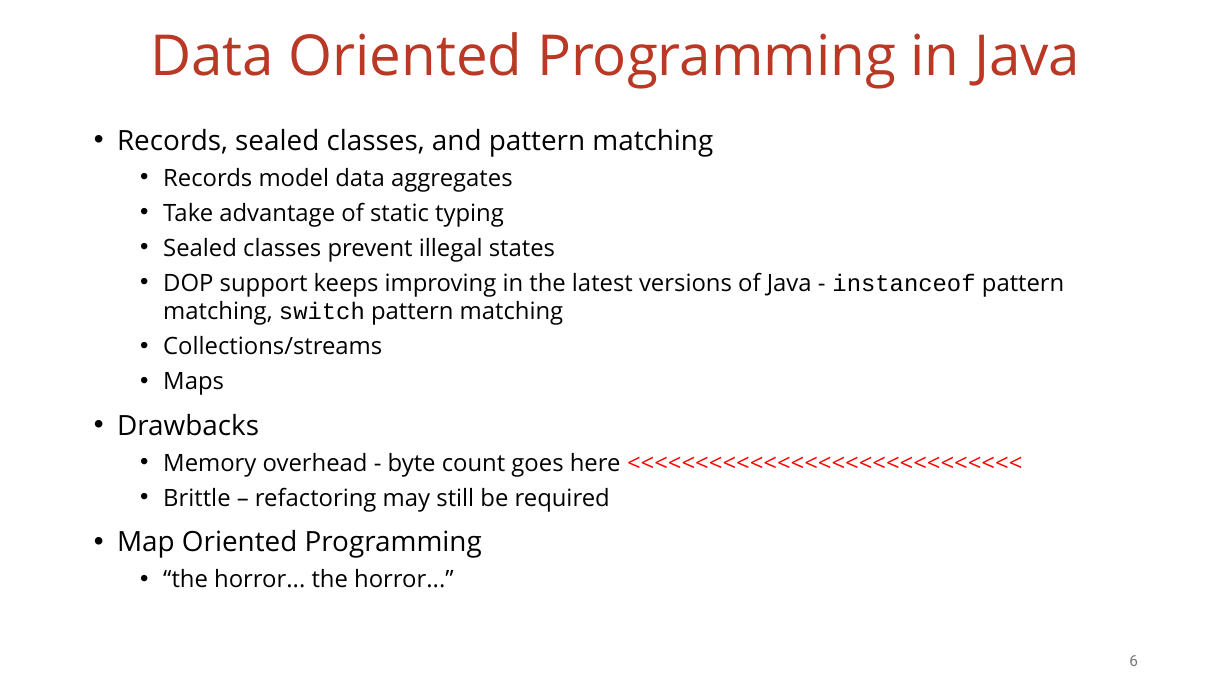
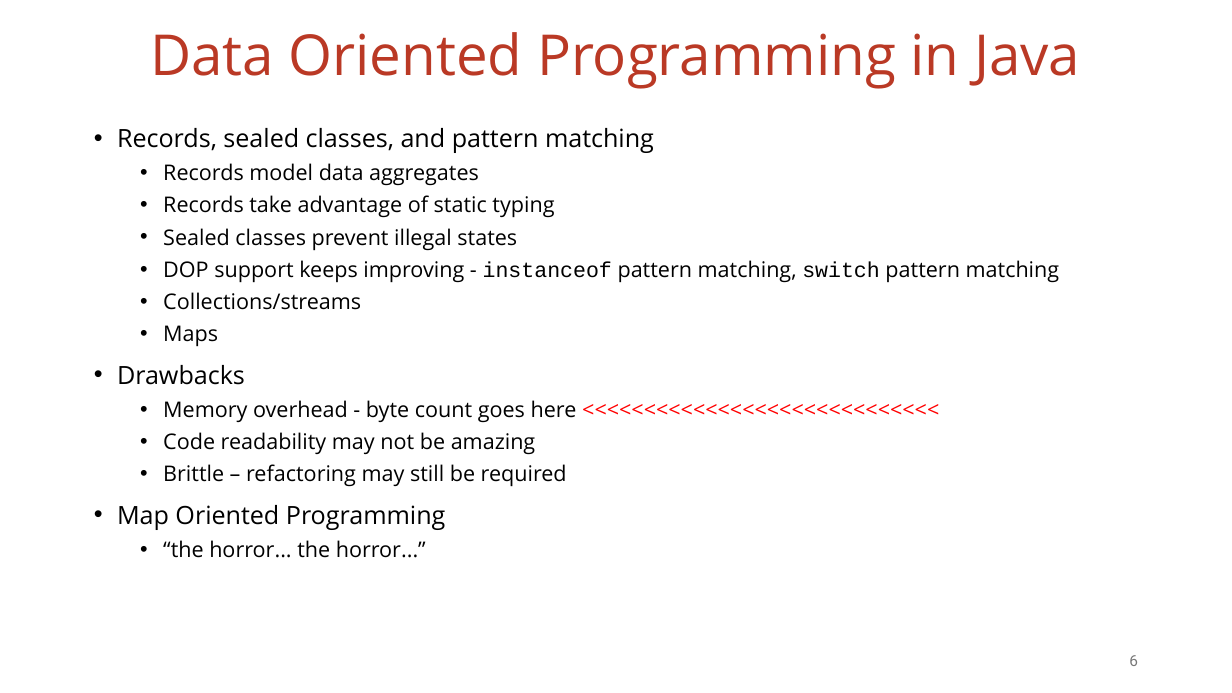
Before and after one commit to vmzakharov/missing-dataframe-talk, a slide deck: slide 6 of presentation/Missing_Dataframe_Short.pptx. Drawn at 1232x693 pixels with LibreOffice and Linux fonts; fonts in the diff are those of the drawing. Boxes give left, top, right and bottom in pixels: in the first picture for what was removed or moved away, otherwise in the second. Text is boxed around its words. In the diff, an @@ line names an element or a change of style, - is before the commit and + after.

```diff
--- a/presentation/Missing_Dataframe_Short.pptx
+++ b/presentation/Missing_Dataframe_Short.pptx
@@ text at (117, 128, 654, 558): size 21.7 to 19.6 pt in "Records, sealed classes, and pattern matching", "Drawbacks", "Map Oriented Programming"; size 18.6 to 16.8 pt in "Records model data aggregates", "Sealed classes prevent illegal states", "Collections/streams", "Maps" and 3 more places @@
@@ text at (163, 195, 554, 218): text changed; size 18.6 to 16.8 pt @@
-  • Take advantage of static typing
+  • Records take advantage of static typing
@@ text at (163, 260, 1060, 283): text changed; size 18.6 to 16.8 pt @@
-  • DOP support keeps improving in the latest versions of Java - instanceof pattern matching, switch pattern matching
+  • DOP support keeps improving - instanceof pattern matching, switch pattern matching
@@ text at (163, 432, 536, 455): paragraph added @@
+  • Code readability may not be amazing
```
Also in this commit, not shown: 12 other slides changed, 1 other file.
